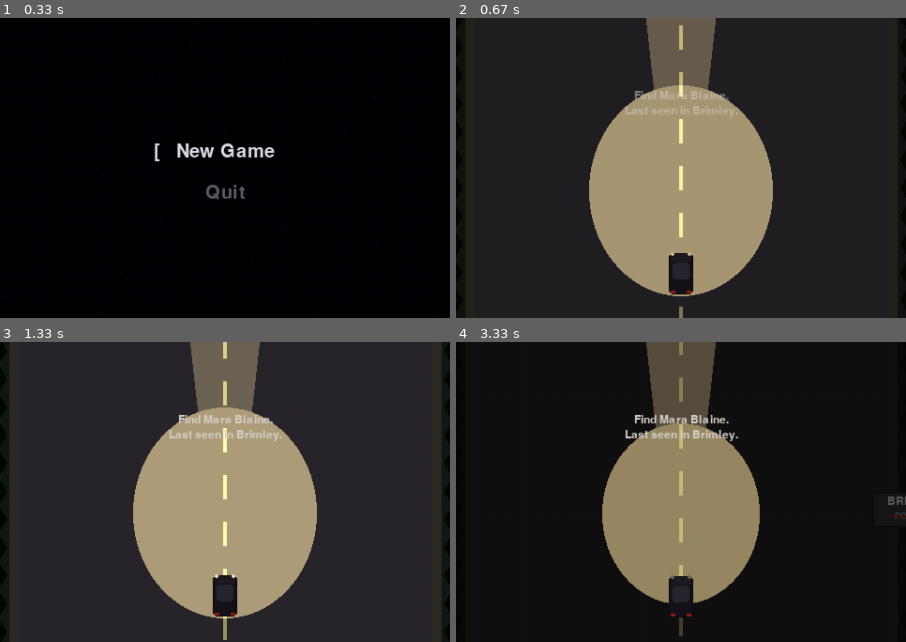
Above: before the commit, frames 1-4 (two rows, left to right).
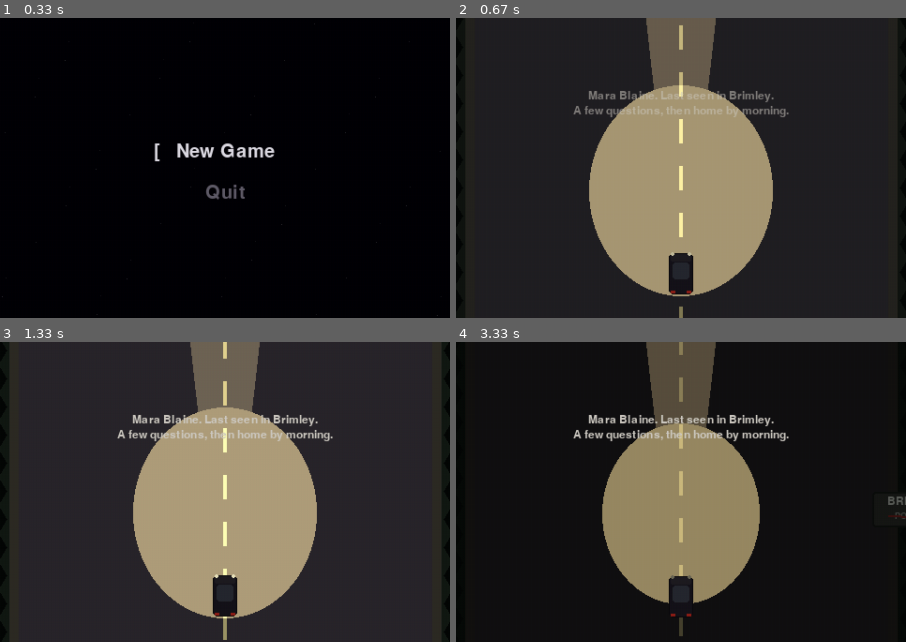
Above: after the commit, the same moments.

Repository: AV-ASU/Threshold
Game: pygame game, started from main.py
Two runs of this game, one before a commit and one after it. Both use one fixed random seed, a clock stepped at 60 frames per second and the inputs below.
Inputs:
- Up to frame 1 (0.33 s): no input
- Up to frame 2 (0.67 s): tap Enter at 0.33 s
- Up to frame 3 (1.33 s): type "ann" at 0.67 s; tap Enter at 1 s
- Up to frame 4 (3.33 s): no input
The pictures show only the part of the screen within x 25-75%, y 36-86%; the shares and areas given below are measured in that part.

Frame 1 is identical in both runs. In frame 2, 0.9% of the frame differs, in the area x 26-74%, y 24-33%; in frame 3, 1.3%; in frame 4, 1.6%, in the area x 26-74%, y 24-34%.

Commit message:
Refine the opening drive: de-placeholder captions, add the arrival beat
The cold-open now bookends the night drive with two diegetic captions: the
case as you roll in ("Mara Blaine. Last seen in Brimley. / A few questions,
then home by morning.") and a new beat as the engine dies ("The Arcadia
Lodge. / The engine won't turn over again."). Both seed the lost-time dread
covertly -- the "home by morning" promise the fold will break, the dead car
the escape later subverts -- with deliberately NO "three nights later"
card; the stolen time surfaces only through the ledger, tab, and car.
Caption rendering refactored to a shared helper; road-sign placeholder note
cleared (the struck-out POP. count kept as the first wrong note).

https://claude.ai/code/session_01VycMERZS1UeUMS2GbJZYnH

Diff:
--- a/systems/game.py
+++ b/systems/game.py
@@ -2490,8 +2490,9 @@
         pygame.draw.rect(s, (140, 30, 24), (cx + 6, cy + 18, 5, 3))
 
     def _draw_road_sign(self, s, x, y, light):
-        """A weathered roadside sign reading BRIMLEY, the population scratched
-        out -- lit by the headlights as it passes. (NEW TEXT, placeholder.)"""
+        """A weathered roadside sign reading BRIMLEY, the population struck
+        through -- lit by the headlights as it passes. The struck-out count
+        is the first wrong note: a town quietly subtracting itself."""
         def L(c):
             return (int(c[0] * light), int(c[1] * light), int(c[2] * light))
         pygame.draw.rect(s, L((58, 48, 36)), (x - 2, y, 4, 44))          # post
@@ -2579,22 +2580,31 @@
             a = int(150 * (1 - i / 60) ** 1.5)
             pygame.draw.rect(vig, (0, 0, 0, a), (i, i, W - 2 * i, H - 2 * i), 1)
         s.blit(vig, (0, 0))
-        # Cold-open case line, the first ~4s. (NEW TEXT, placeholder.)
-        if self._opening_t < 4.0:
-            ct = self._opening_t
-            a = 1.0
-            if ct < 0.6:
-                a = ct / 0.6
-            elif ct > 3.2:
-                a = max(0.0, (4.0 - ct) / 0.8)
+        # Two beats bookend the drive: the case as you roll in (~first 4s),
+        # and the arrival as the engine dies. Both diegetic -- deliberately
+        # NO "three nights later" card; the stolen time surfaces only later,
+        # through the ledger, the clerk's tab, and the car that won't start.
+        def _opening_caption(lines, a):
             fnt = self.fonts["sm"]
-            lines = ["Find Mara Blaine.", "Last seen in Brimley."]
             lh = fnt.get_height() + 4
             y0 = H // 2 - (len(lines) * lh) // 2
             for i, ln in enumerate(lines):
-                t_s = fnt.render(ln, True, (212, 208, 200))
-                t_s.set_alpha(int(255 * a))
+                t_s = fnt.render(ln, True, (206, 202, 194))
+                t_s.set_alpha(int(255 * max(0.0, min(1.0, a))))
                 s.blit(t_s, (W // 2 - t_s.get_width() // 2, y0 + i * lh))
+        if self._opening_t < 4.2:
+            ct = self._opening_t
+            a = (ct / 0.6 if ct < 0.6
+                 else (4.2 - ct) / 0.8 if ct > 3.4 else 1.0)
+            _opening_caption(["Mara Blaine. Last seen in Brimley.",
+                              "A few questions, then home by morning."], a)
+        if ph == "dead":
+            dt_ = self._opening_phase_t
+            a = (dt_ / 0.8 if dt_ < 0.8
+                 else (OPENING_DEAD_HOLD - dt_) / 0.6
+                 if dt_ > OPENING_DEAD_HOLD - 0.6 else 1.0)
+            _opening_caption(["The Arcadia Lodge.",
+                              "The engine won't turn over again."], a)
 
     # ---- Draw ----
     def draw_world(self):
